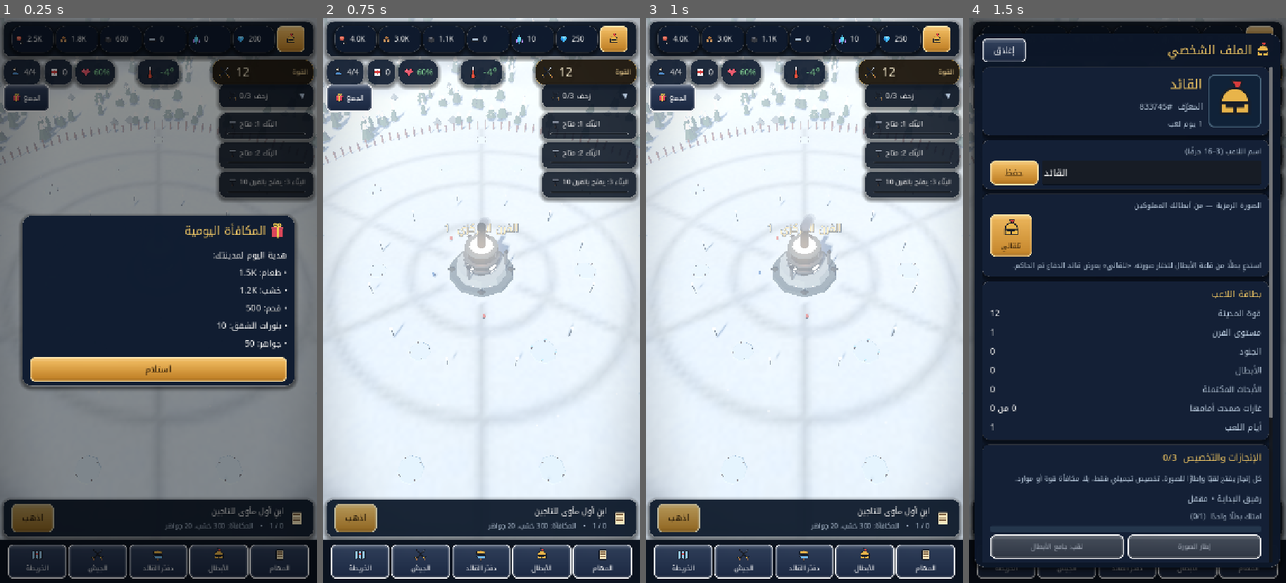
Above: before the commit, frames 1-4 (left to right).
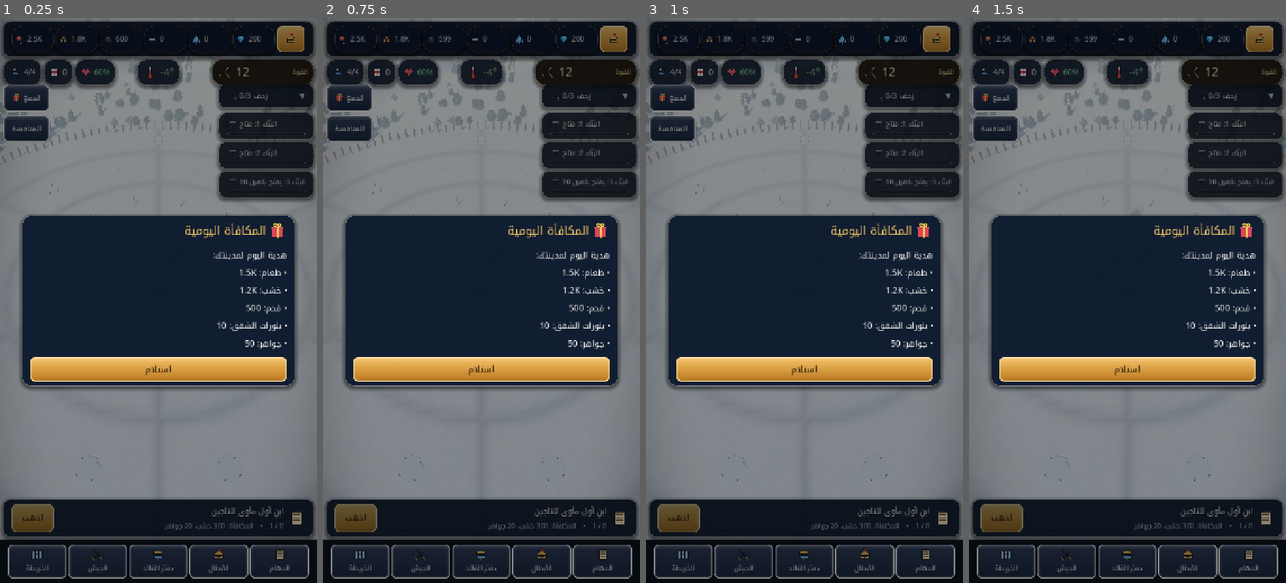
Above: after the commit, the same moments.

Repository: yarubdoktor/FrostHearth-Source
Game: Godot game, scene res://city.tscn
Same seed, same stepped clock (60 frames per second), same inputs: the game is played once before the commit and once after it.
Inputs (mouse positions are in pixels of both pictures, inside the frame that each line leads up to):
- Up to frame 1 (0.25 s): no input
- Up to frame 2 (0.75 s): click "استلام" (after the commit: "المنافسة") at 0.5 s
- Up to frame 3 (1 s): no input
- Up to frame 4 (1.5 s): click (1260, 40) at 1.25 s

The runs differ from the first frame. In frame 1, 0.6% of the frame differs, in the area x 1-16%, y 17-22%; in frame 2, 86%, in the area x 0-100%, y 0-100%; in frame 3, 86%; in frame 4, 61%.

Commit message:
Stage 38: add competition hub entry without replacing world map

Diff:
--- a/scripts/ui/home_hud.gd
+++ b/scripts/ui/home_hud.gd
@@ -195,6 +195,10 @@
 	var collect: Button = city._icon_button("gift", "الجمع", city._collect_all)
 	collect.custom_minimum_size = Vector2(LEFT_W, 62)
 	left.add_child(collect)
+	# Stage 38: competition is an additional destination; the original world map remains intact.
+	var competition: Button = city._icon_button("crown", "المنافسة", func(): city.get_tree().change_scene_to_file("res://competition_hub.tscn"))
+	competition.custom_minimum_size = Vector2(LEFT_W, 62)
+	left.add_child(competition)
 	city.dev_btn = city._icon_button("star", "أدوات المطور", city._dev_panel)
 	city.dev_btn.custom_minimum_size = Vector2(LEFT_W, 62)
 	city.dev_btn.visible = false
